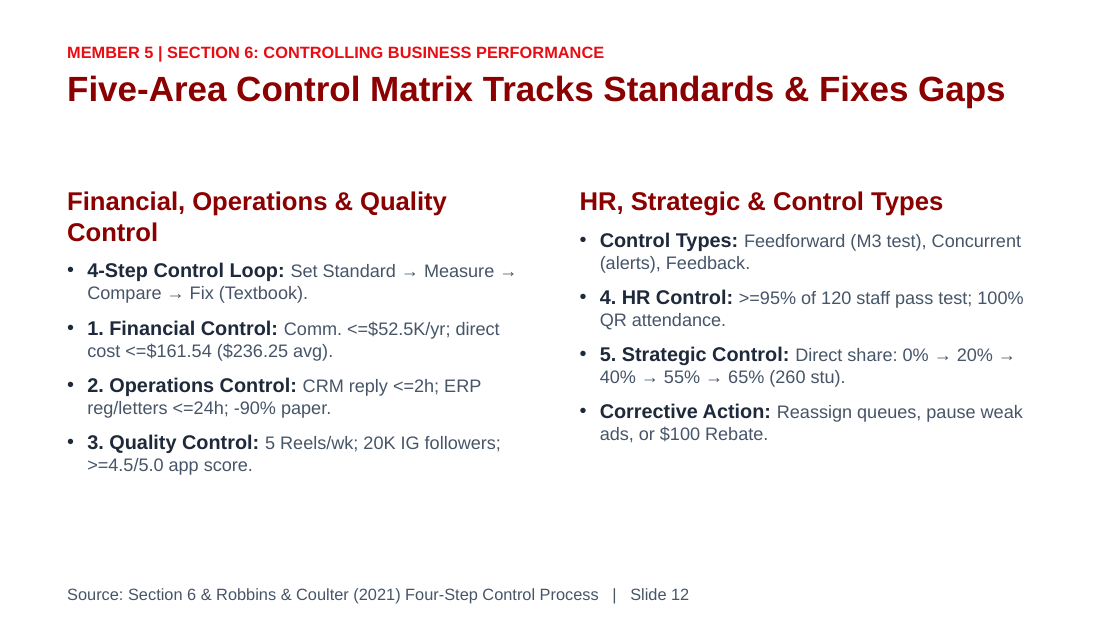
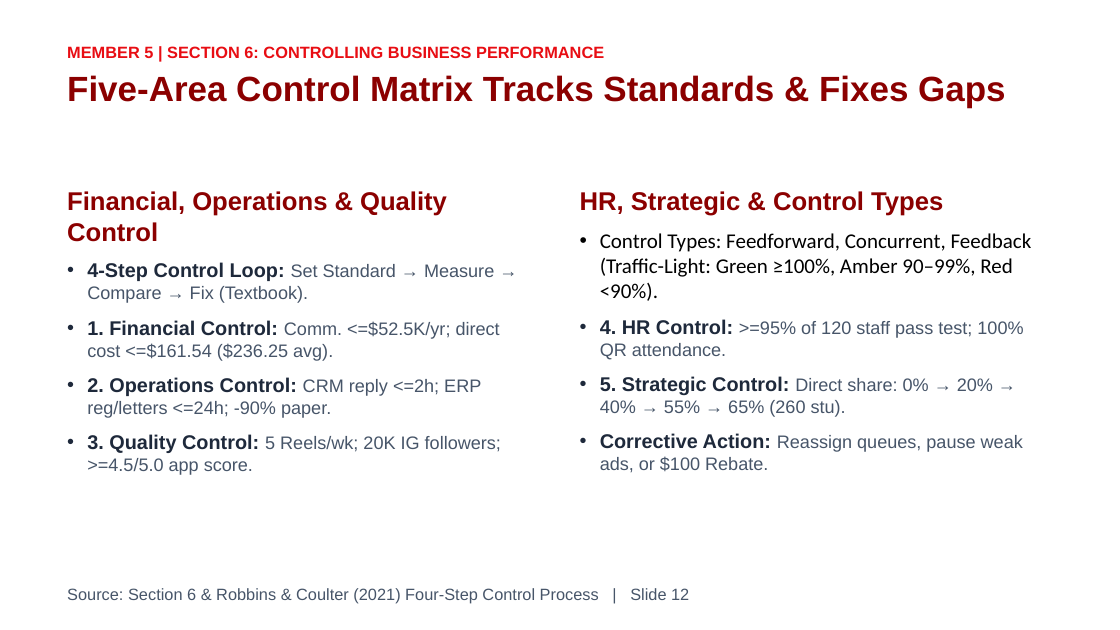
Before and after one commit to xumoyun07/alfa-management, a slide deck: slide 12 of docs/ALFA_University_College_Management_Plan_v4.pptx. Drawn at 1120x630 pixels with LibreOffice and Linux fonts; fonts in the diff are those of the drawing. Boxes give left, top, right and bottom in pixels: in the first picture for what was removed or moved away, otherwise in the second. Text is boxed around its words. In the diff, an @@ line names an element or a change of style, - is before the commit and + after.

```diff
--- a/docs/ALFA_University_College_Management_Plan_v4.pptx
+++ b/docs/ALFA_University_College_Management_Plan_v4.pptx
@@ text at [600,233,1032,301]: text changed; size 15.5 to 18 pt; font Arial to Calibri; text colour #475569 to #000000 @@
-• Control Types: Feedforward (M3 test), Concurrent (alerts), Feedback.
+• Control Types: Feedforward, Concurrent, Feedback (Traffic-Light: Green ≥100%, Amber 90–99%, Red <90%).
```
Also in this commit, not shown: 12 other files.
